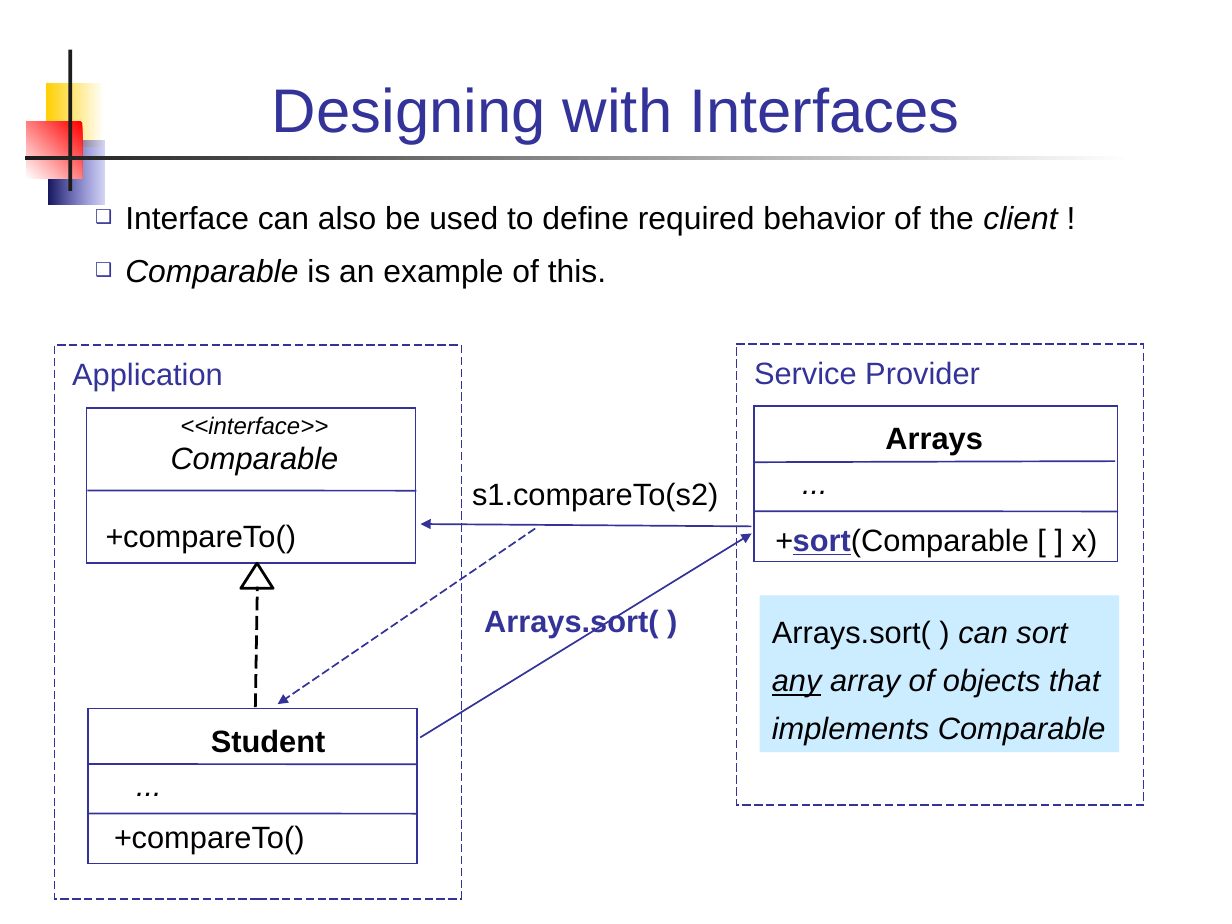
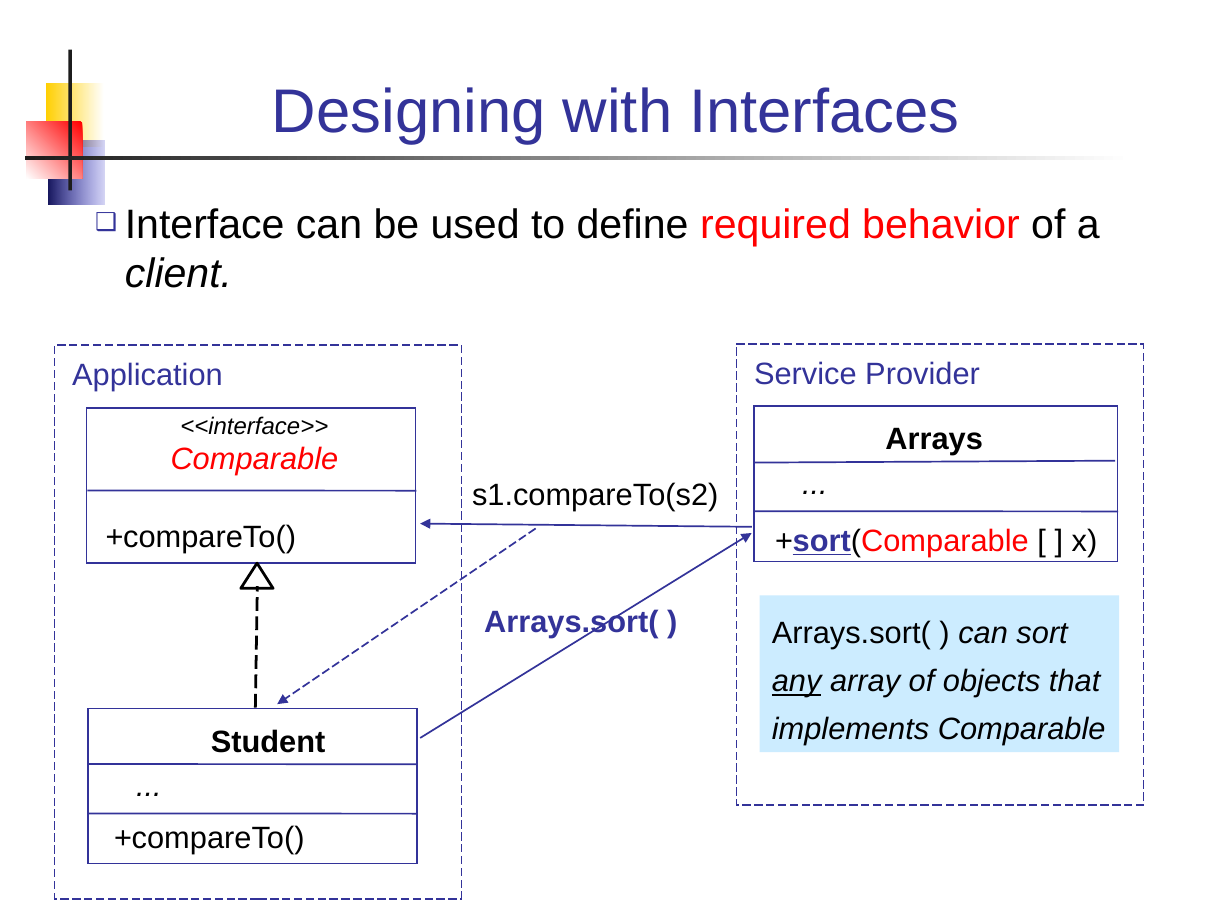
Before and after one commit to skeoop/skeoop.github.io, a slide deck: slide 6 of week2/2-Designing-with-Interfaces.ppt. Drawn at 1232x924 pixels with LibreOffice and Linux fonts; fonts in the diff are those of the drawing. Boxes give left, top, right and bottom in pixels: in the first picture for what was removed or moved away, otherwise in the second. Text is boxed around its words. In the diff, an @@ line names an element or a change of style, - is before the commit and + after.

```diff
--- a/week2/2-Designing-with-Interfaces.ppt
+++ b/week2/2-Designing-with-Interfaces.ppt
@@ text at (125, 208, 1100, 288): text changed; size 18.6 to 24 pt @@
-❑ Interface can also be used to define required behavior of the client !
-❑ Comparable is an example of this.
+❑ Interface can be used to define required behavior of a client.
@@ text "<<interface>> Comparable" at (171, 416, 339, 475): text colour #000000 to #FF0000 in "Comparable" @@
@@ text "+sort(Comparable [ ] x)" at (775, 528, 1098, 556): text colour #000000 to #FF0000 in "+sort(Comparable" @@
```
Also in this commit, not shown: 2 other slides changed, 1 slide added, 14 other files.
